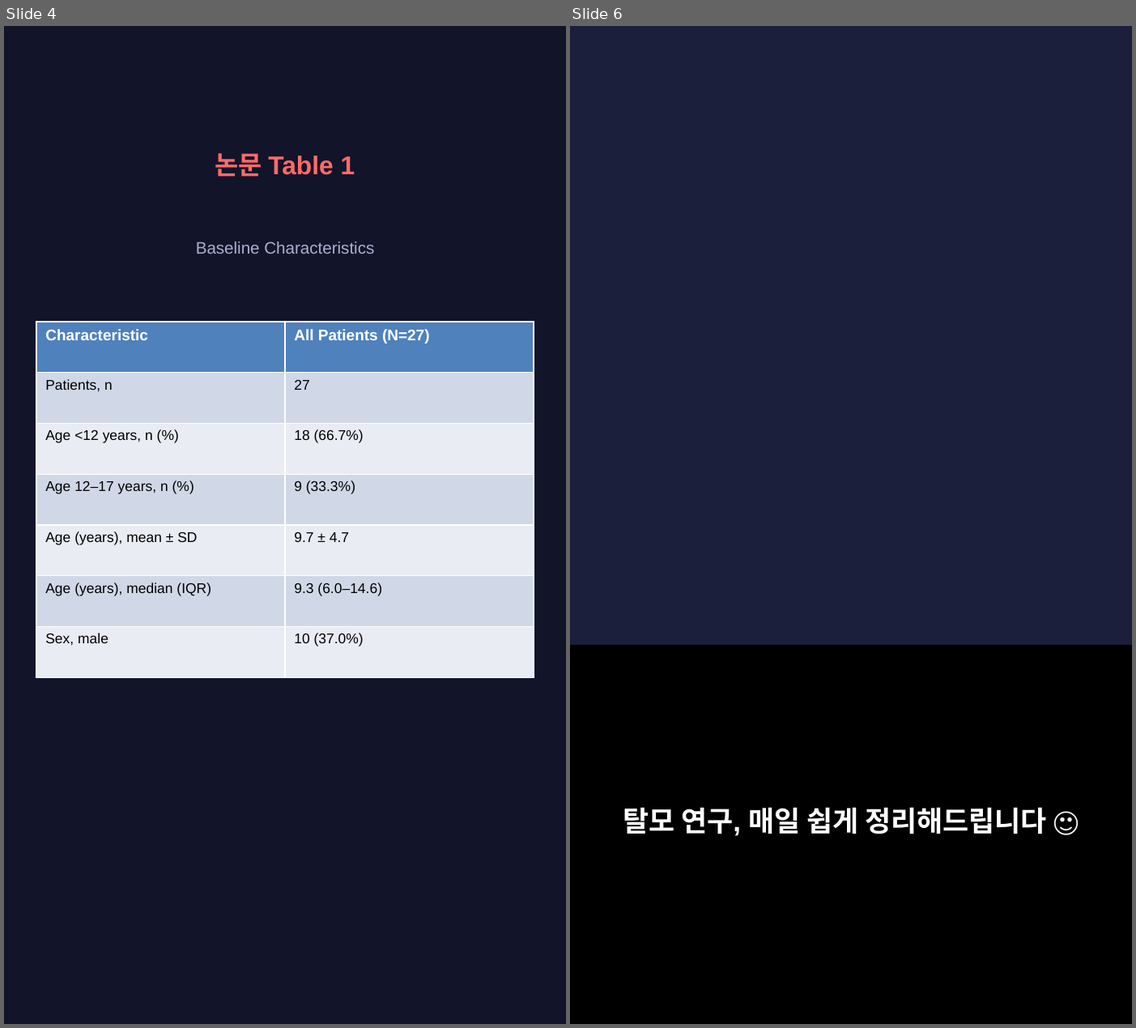
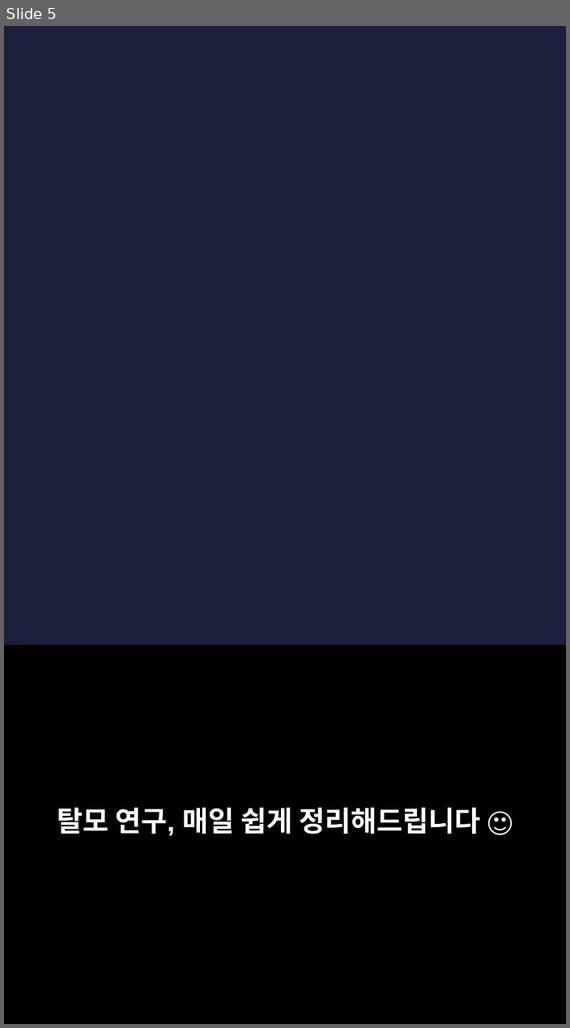
Before and after one commit to hyokang2010-BJ-ANTH/product-builder-test, a slide deck: pwa/data/latest/slides.pptx. Shown side by side, each under a label of ours: slides 4 and 6 before the commit, slide 5 after it; the slides between them are not shown. The pictures are 1136x1028 and 570x1028 pixels, drawn with LibreOffice and Linux fonts; fonts in the diff are those of the drawing; background and template pictures are left out. Boxes give left, top, right and bottom in pixels: in the first picture for what was removed or moved away, otherwise in the second. Text is boxed around its words. In the diff, an @@ line names an element or a change of style, - is before the commit and + after.

```diff
--- a/pwa/data/latest/slides.pptx
+++ b/pwa/data/latest/slides.pptx
@@ slide 4 removed at box(4, 26, 566, 1024), background #12142A @@
@@ text removed at box(215, 153, 356, 177) @@
-논문 Table 1
@@ text removed at box(196, 241, 374, 254) @@
-Baseline Characteristics
@@ table removed at box(36, 322, 534, 678), 7 rows, 2 columns @@
-Characteristic | All Patients (N=27)
-Patients, n | 27
-Age <12 years, n (%) | 18 (66.7%)
-Age 12–17 years, n (%) | 9 (33.3%)
-Age (years), mean ± SD | 9.7 ± 4.7
-Age (years), median (IQR) | 9.3 (6.0–14.6)
-Sex, male | 10 (37.0%)
@@ what was slide 6 is now slide 5 @@
```
Also in this commit, not shown: 4 slides changed, 4 slides added, 3 other slides removed, 27 other files.
